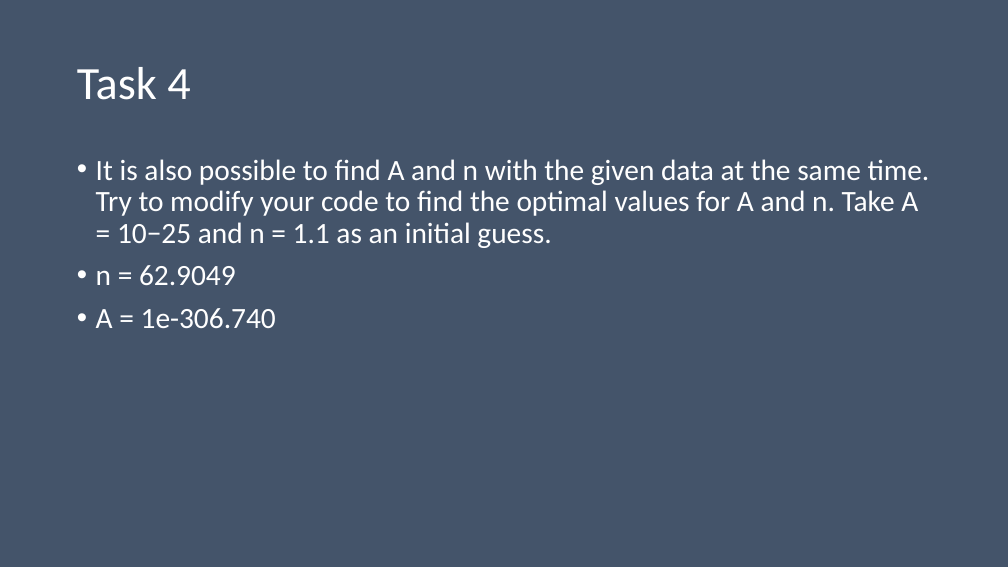
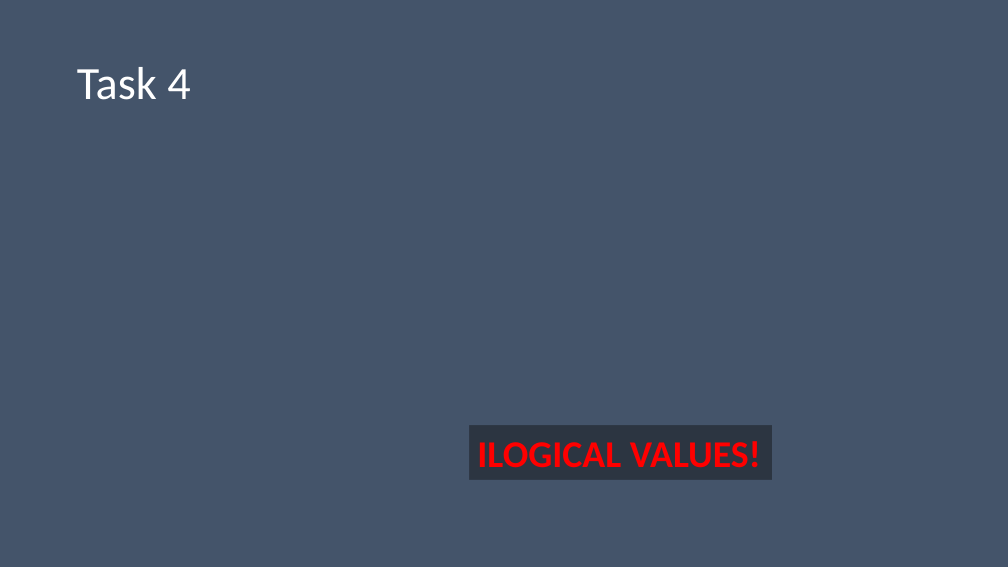
Before and after one commit to bidlekm/optimization_assignment, a slide deck: slide 7 of Ice Sheet Modeling and Optimization.pptx. Drawn at 1008x567 pixels with LibreOffice and Linux fonts; fonts in the diff are those of the drawing; grey boxes stand for pictures; background and template pictures are left out. Boxes give left, top, right and bottom in pixels: in the first picture for what was removed or moved away, otherwise in the second. Text is boxed around its words. In the diff, an @@ line names an element or a change of style, - is before the commit and + after.

Commit message:
Completed the slides

```diff
--- a/Ice Sheet Modeling and Optimization.pptx
+++ b/Ice Sheet Modeling and Optimization.pptx
@@ text removed at <box>96,159,930,328</box> @@
-• It is also possible to find A and n with the given data at the same time. Try to modify your code to find the optimal values for A and n. Take A = 10−25 and n = 1.1 as an initial guess.
-• n = 62.9049
-• A = 1e-306.740
@@ rectangle added at <box>470,426,773,480</box>, fill gradient #0D0D0D to #ABC0E4 to #C7D5ED, 36 pt, text #FF0000, bold @@
+ILOGICAL VALUES!
```
Also in this commit, not shown: 5 other slides changed, 2 slides added, 1 slide removed, 3 other files.
